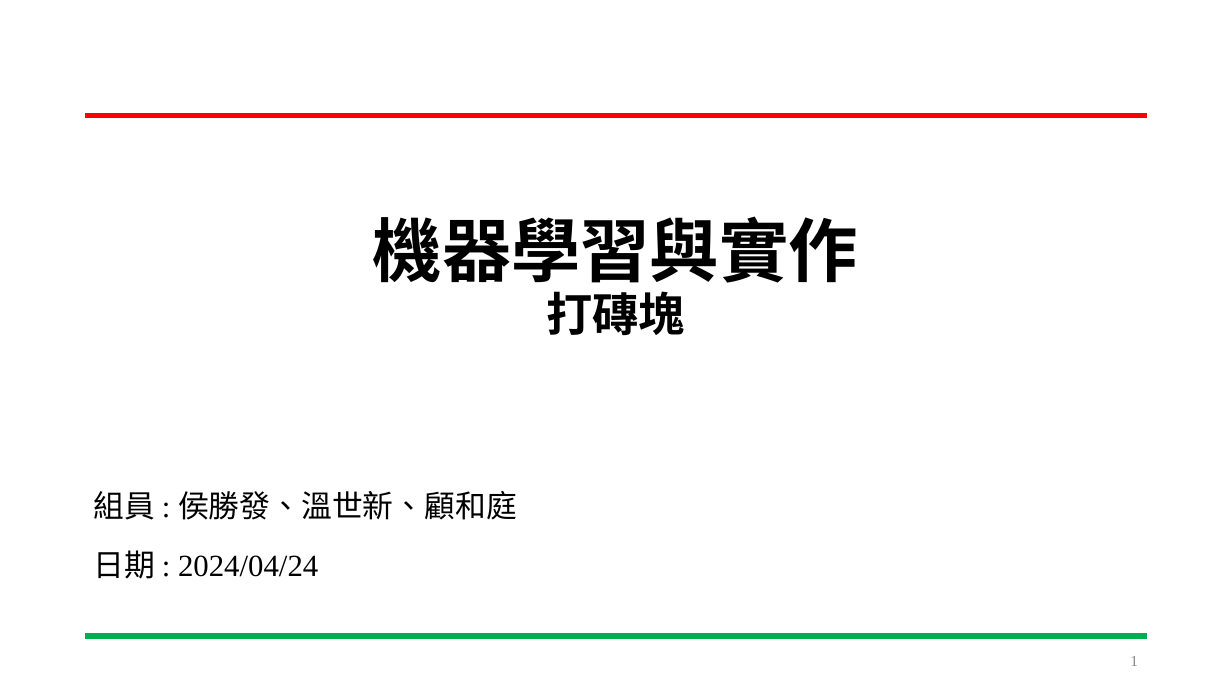
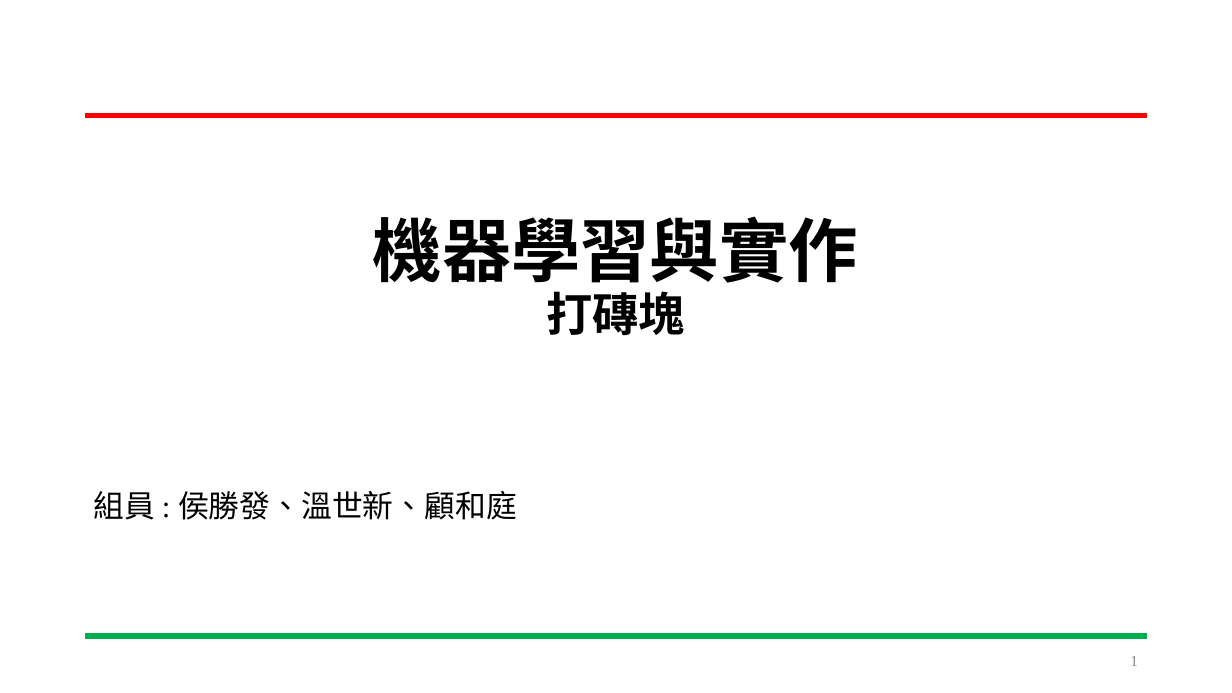
Before and after one commit to HOURFA/ML, a slide deck: slide 1 of final_project/DevelopmentLog/ML_finalproject.pptx. Drawn at 1232x693 pixels with LibreOffice and Linux fonts; fonts in the diff are those of the drawing. Boxes give left, top, right and bottom in pixels: in the first picture for what was removed or moved away, otherwise in the second. Text is boxed around its words. In the diff, an @@ line names an element or a change of style, - is before the commit and + after.

```diff
--- a/final_project/DevelopmentLog/ML_finalproject.pptx
+++ b/final_project/DevelopmentLog/ML_finalproject.pptx
@@ text at (93, 550, 318, 579): paragraph removed @@
-日期 : 2024/04/24
```
Also in this commit, not shown: 7 other slides changed, 4 slides added.
